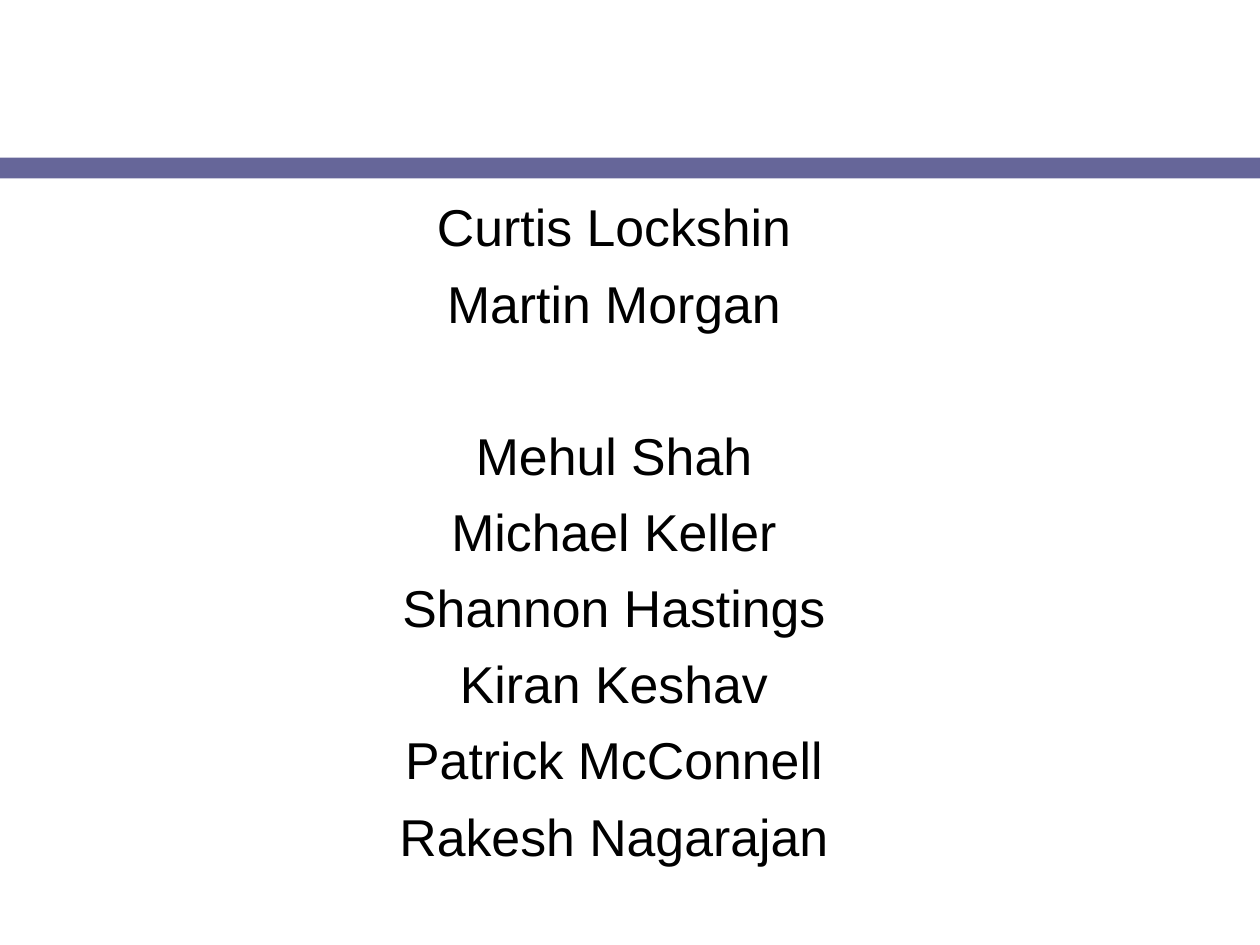
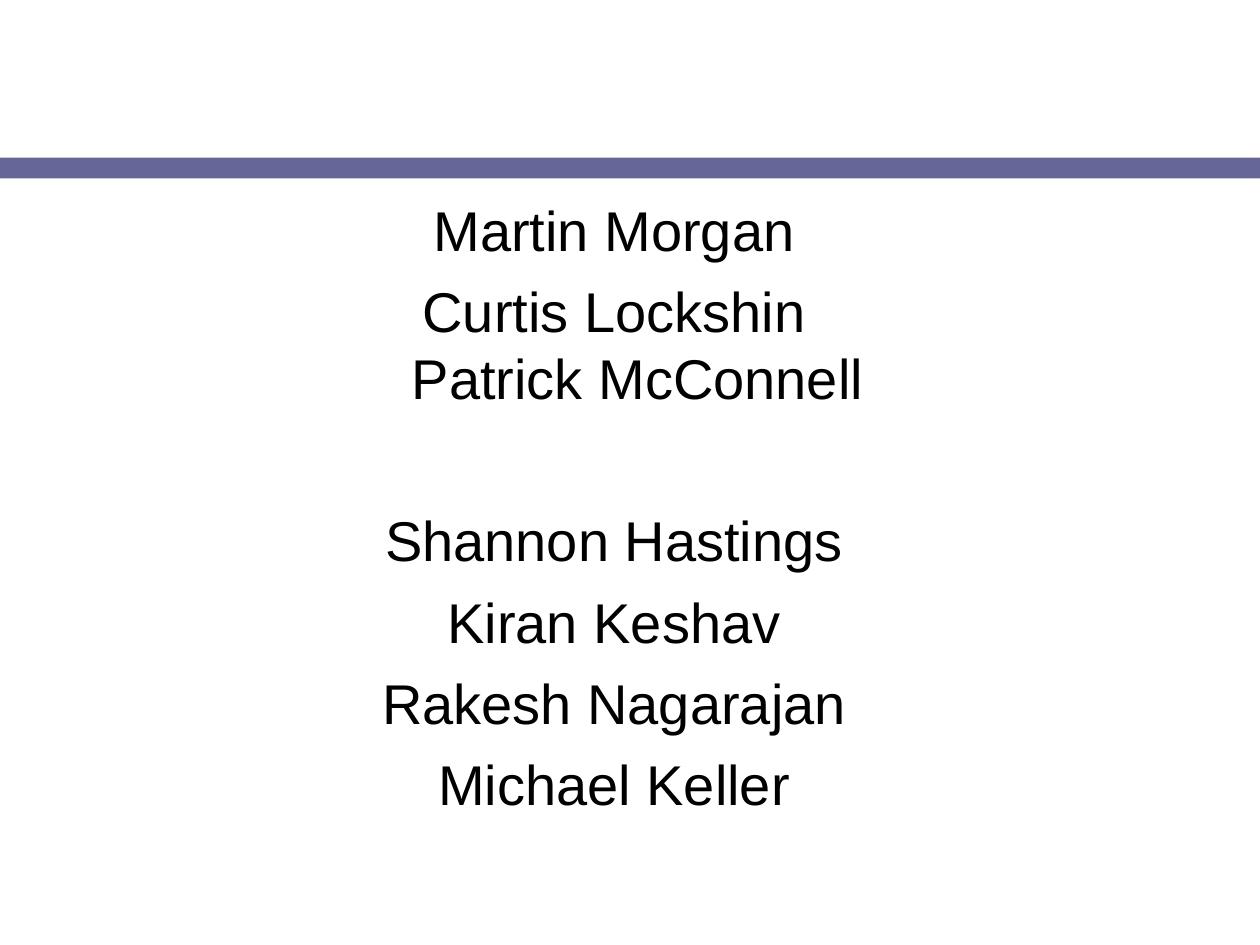
Before and after one commit to NCIP/cagrid-docs, a slide deck: slide 2 of presentations/200708_VCDE_ARCH/20070807_Day2_ICR-HTP-update.ppt. Drawn at 1260x945 pixels with LibreOffice and Linux fonts; fonts in the diff are those of the drawing; background and template pictures are left out. Boxes give left, top, right and bottom in pixels: in the first picture for what was removed or moved away, otherwise in the second. Text is boxed around its words. In the diff, an @@ line names an element or a change of style, - is before the commit and + after.

```diff
--- a/presentations/200708_VCDE_ARCH/20070807_Day2_ICR-HTP-update.ppt
+++ b/presentations/200708_VCDE_ARCH/20070807_Day2_ICR-HTP-update.ppt
@@ text at (437, 208, 791, 247): paragraph removed @@
-Curtis Lockshin
@@ text at (382, 210, 845, 735): size 29.6 to 32 pt in "Martin Morgan", "Shannon Hastings", "Kiran Keshav", "Rakesh Nagarajan" @@
@@ text at (412, 291, 863, 400): text changed; size 29.6 to 32 pt @@
-Mehul Shah
-Michael Keller
+Curtis Lockshin
+Patrick McConnell
@@ text at (405, 741, 823, 780): paragraph removed @@
-Patrick McConnell
@@ text at (438, 764, 790, 806): paragraph added @@
+Michael Keller
```
Also in this commit, not shown: 3 other slides changed, 2 slides added, 1 slide removed.
